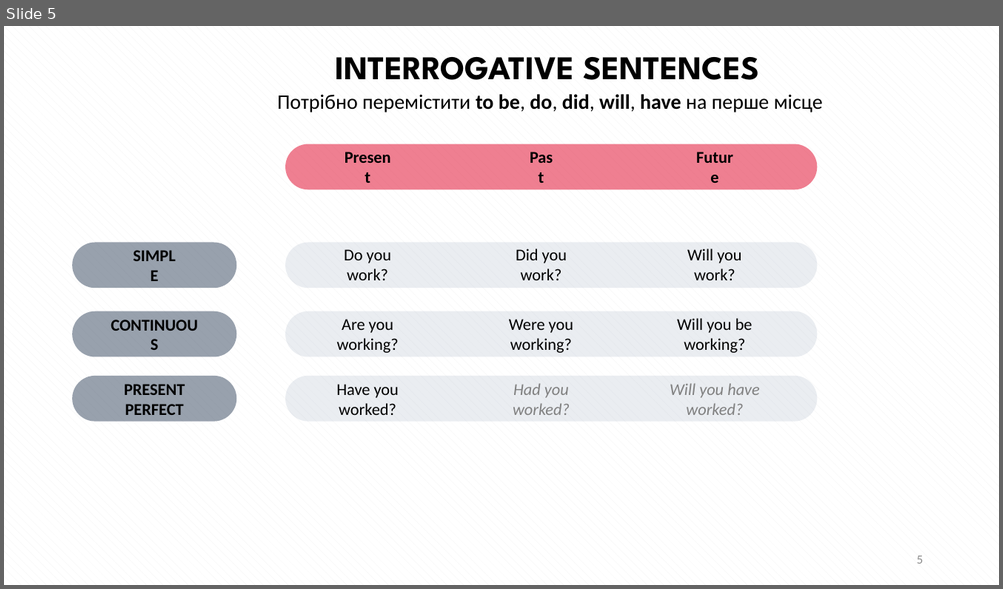
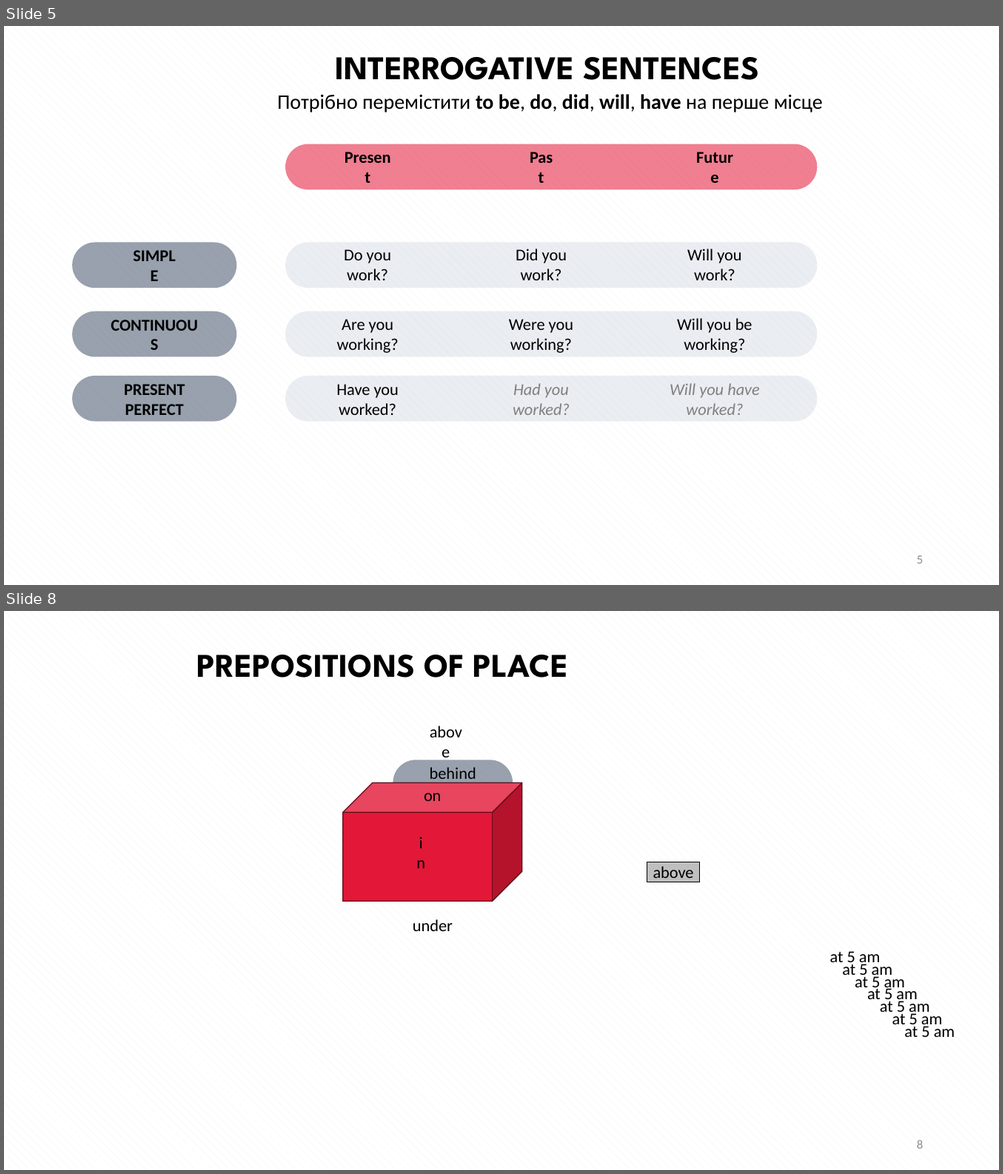
Before and after one commit to vikhulei/TeachLearnFullStack, a slide deck: public/docs/Reviews.pptx. Shown one above the other, each under a label of ours: slide 5 before the commit, slides 5 and 8 after it; the slides between them are not shown. The pictures are 1003x589 and 1003x1174 pixels, drawn with LibreOffice and Linux fonts; fonts in the diff are those of the drawing. Boxes give left, top, right and bottom in pixels: in the first picture for what was removed or moved away, otherwise in the second. Text is boxed around its words. In the diff, an @@ line names an element or a change of style, - is before the commit and + after.

```diff
--- a/public/docs/Reviews.pptx
+++ b/public/docs/Reviews.pptx
@@ slide 8 added at <box>4,611,999,1170</box>, background pattern #F2F2F2 on #FFFFFF @@
@@ text added at <box>196,655,568,678</box>, 32 pt, text #000000, bold @@
+PREPOSITIONS OF PLACE
@@ rounded rectangle added at <box>392,760,512,806</box>, fill #44546A at 55% opacity @@
@@ cube added at <box>343,783,522,901</box>, fill #E31737, outline #630A18 1 pt @@
@@ text added at <box>430,767,476,783</box>, 16 pt, text #000000 @@
+behind
@@ text added at <box>424,793,441,801</box>, 16 pt, text #000000 @@
+on
@@ text added at <box>415,843,427,863</box>, 16 pt, text #000000 @@
+in
@@ rectangle added at <box>647,863,700,883</box>, fill #BFBFBF, outline #000000 0.75 pt, 16 pt, text #000000 @@
+above
@@ text added at <box>653,866,694,883</box>, 16 pt, text #000000 @@
+above
@@ text added at <box>412,920,452,931</box>, 16 pt, text #000000 @@
+under
@@ text added at <box>830,951,880,967</box>, 16 pt, text #000000 @@
+at 5 am
@@ text added at <box>842,961,893,980</box>, 16 pt, text #000000 @@
+at 5 am
@@ text added at <box>854,974,905,992</box>, 16 pt, text #000000 @@
+at 5 am
@@ text added at <box>867,986,917,1005</box>, 16 pt, text #000000 @@
+at 5 am
@@ text added at <box>879,998,930,1017</box>, 16 pt, text #000000 @@
+at 5 am
@@ text added at <box>892,1011,942,1029</box>, 16 pt, text #000000 @@
+at 5 am
@@ text added at <box>904,1023,955,1037</box>, 16 pt, text #000000 @@
+at 5 am
@@ page number added at <box>916,1141,922,1149</box>, 12 pt, text #8C8C8C @@
+8
```
Also in this commit, not shown: 4 slides changed, 1 other slide added, 4 other files.
